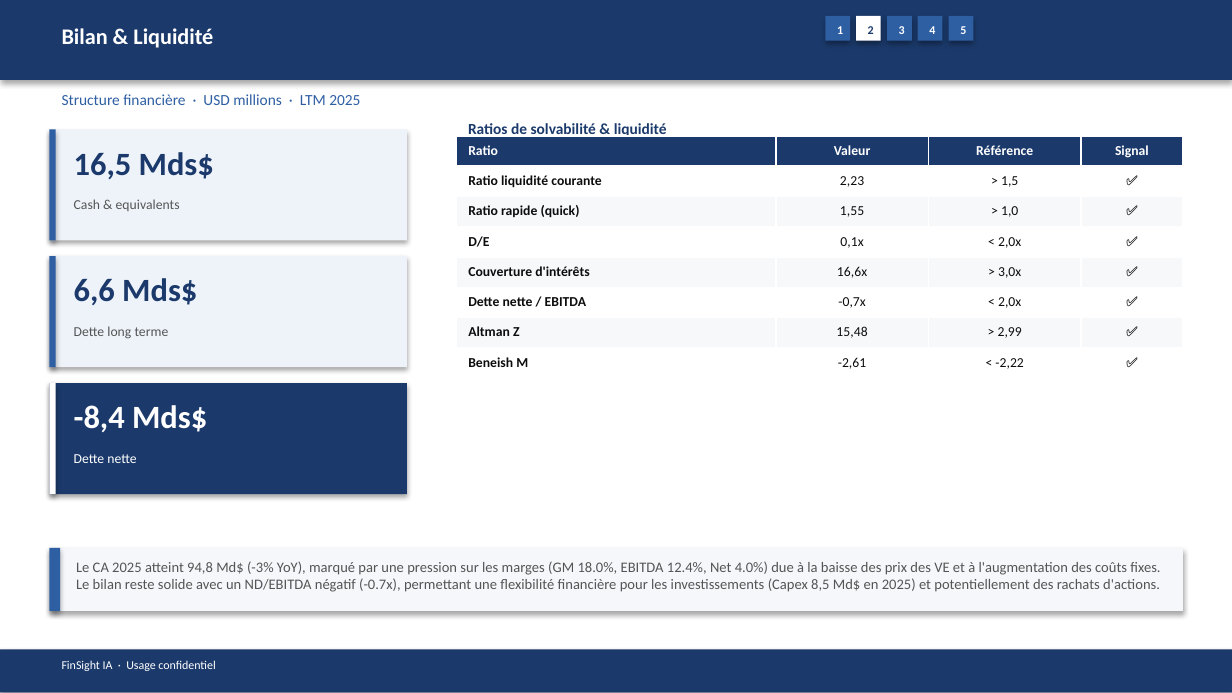
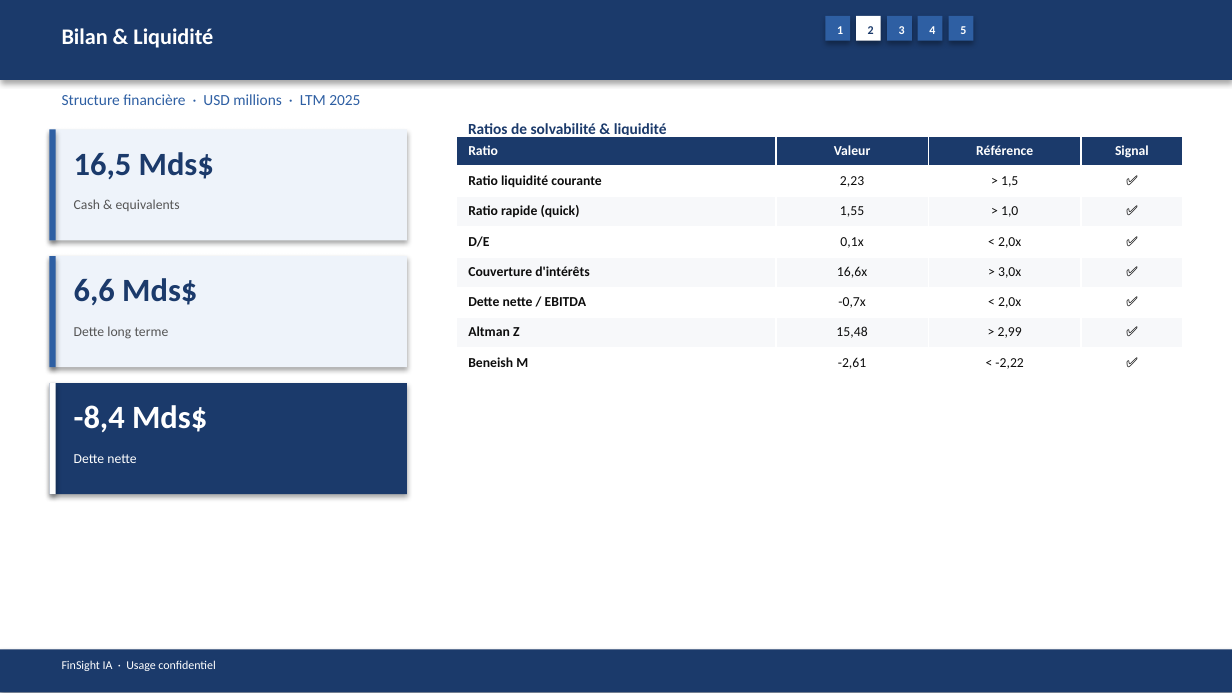
Before and after one commit to baptistejeh07-art/finsight-ia, a slide deck: slide 9 of preview/TSLA/TSLA_pitchbook.pptx. Drawn at 1232x693 pixels with LibreOffice and Linux fonts; fonts in the diff are those of the drawing. Boxes give left, top, right and bottom in pixels: in the first picture for what was removed or moved away, otherwise in the second. Text is boxed around its words. In the diff, an @@ line names an element or a change of style, - is before the commit and + after.

```diff
--- a/preview/TSLA/TSLA_pitchbook.pptx
+++ b/preview/TSLA/TSLA_pitchbook.pptx
@@ rectangle removed at [49, 548, 1183, 611] @@
@@ rectangle removed at [49, 548, 60, 611] @@
@@ text removed at [76, 561, 1160, 592] @@
-Le CA 2025 atteint 94,8 Md$ (-3% YoY), marqué par une pression sur les marges (GM 18.0%, EBITDA 12.4%, Net 4.0%) due à la baisse des prix des VE et à l'augmentation des coûts fixes. Le bilan reste solide avec un ND/EBITDA négatif (-0.7x), permettant une flexibilité financière pour les investissements (Capex 8,5 Md$ en 2025) et potentiellement des rachats d'actions.
```
Also in this commit, not shown: 17 other slides changed, 4 other files.
